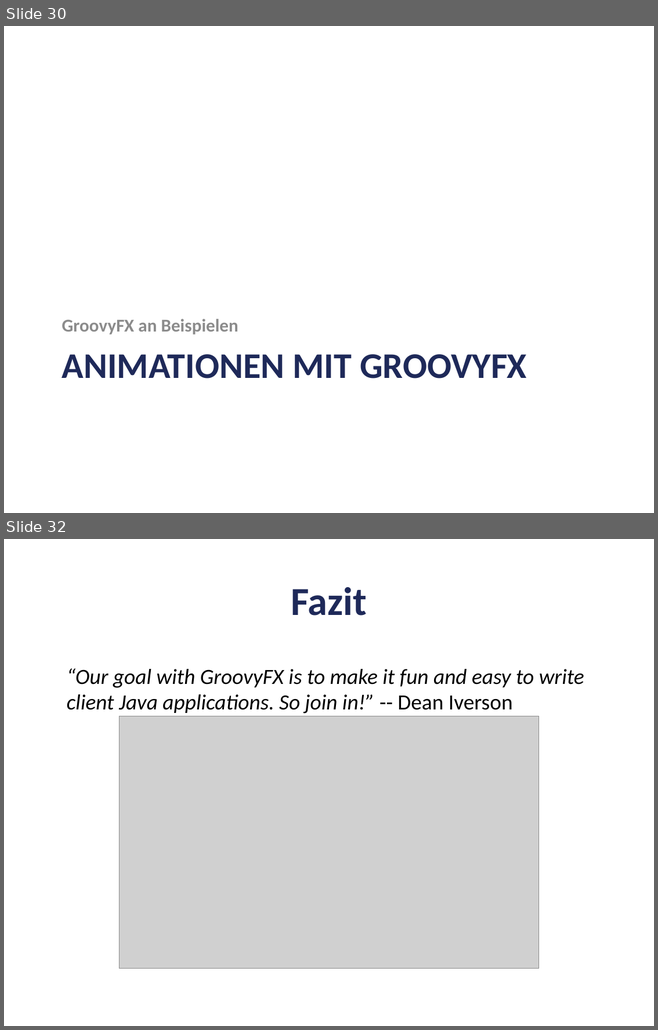
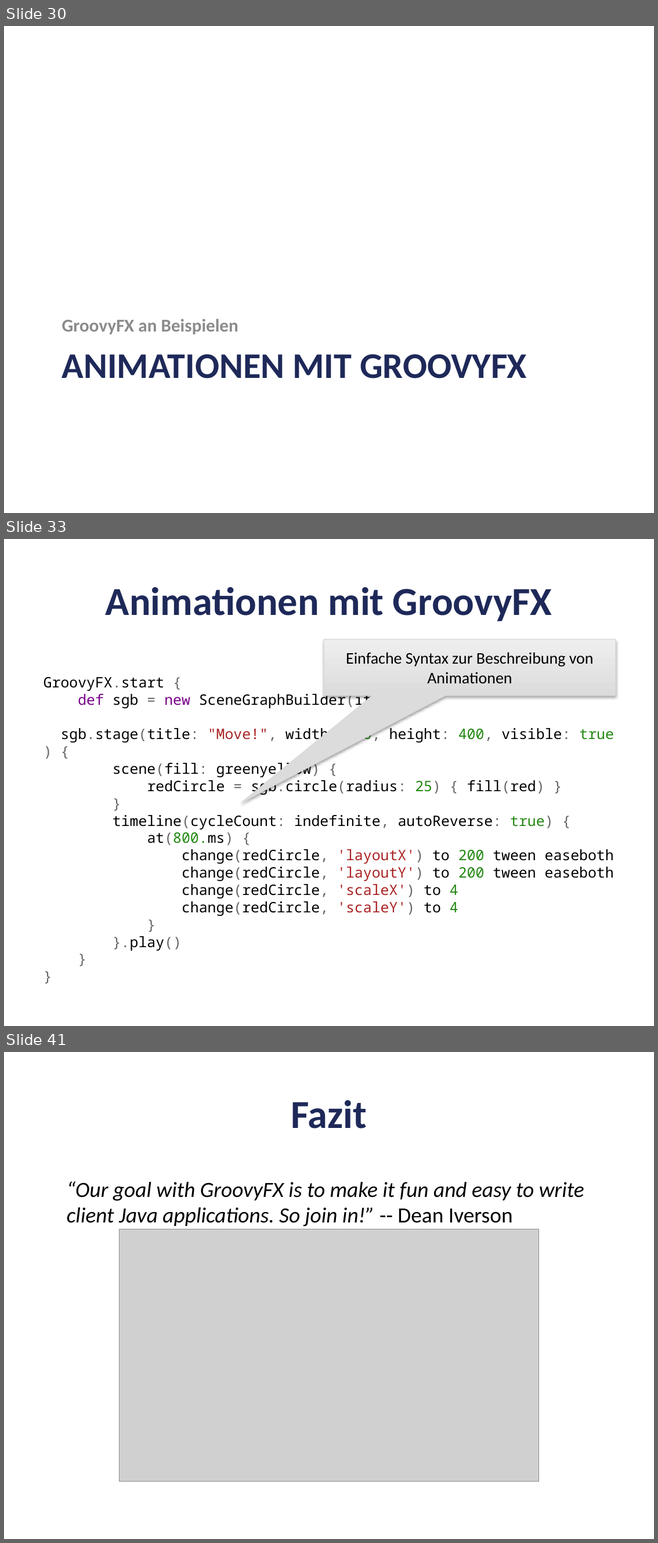
Before and after one commit to codescape/presentations, a slide deck: groovyfx-entfesselt-javafx/groovyfx-oop-2012.pptx. Shown one above the other, each under a label of ours: slides 30 and 32 before the commit, slides 30, 33 and 41 after it; the slides between them are not shown. The pictures are 658x1030 and 658x1543 pixels, drawn with LibreOffice and Linux fonts; fonts in the diff are those of the drawing; grey boxes stand for pictures; background and template pictures are left out. Boxes give left, top, right and bottom in pixels: in the first picture for what was removed or moved away, otherwise in the second. Text is boxed around its words. In the diff, an @@ line names an element or a change of style, - is before the commit and + after.

```diff
--- a/groovyfx-entfesselt-javafx/groovyfx-oop-2012.pptx
+++ b/groovyfx-entfesselt-javafx/groovyfx-oop-2012.pptx
@@ slide 33 added at [4,539,654,1026], background #FFFFFF @@
@@ title added at [106,587,552,621], 44 pt, text #1E2959, bold @@
+Animationen mit GroovyFX
@@ speech box added at [324,640,615,696], fill gradient #DDDDDD to #EFEFEF, outline #D8D8D8 0.75 pt, 18 pt, text #000000 @@
+Einfache Syntax zur Beschreibung von Animationen
@@ text added at [43,677,614,951], 16 pt, text #000000 @@
+GroovyFX.start {
+def sgb = new SceneGraphBuilder(it)
+sgb.stage(title: "Move!", width: 400, height: 400, visible: true) {
+scene(fill: greenyellow) {
+redCircle = sgb.circle(radius: 25) { fill(red) }
+}
+timeline(cycleCount: indefinite, autoReverse: true) {
+at(800.ms) {
+change(redCircle, 'layoutX') to 200 tween easeboth
+change(redCircle, 'layoutY') to 200 tween easeboth
+change(redCircle, 'scaleX') to 4
+change(redCircle, 'scaleY') to 4
+}
+}.play()
+}
+}
@@ what was slide 32 is now slide 41 @@
```
Also in this commit, not shown: 6 slides changed, 10 other slides added, 2 slides removed, 3 other files.
